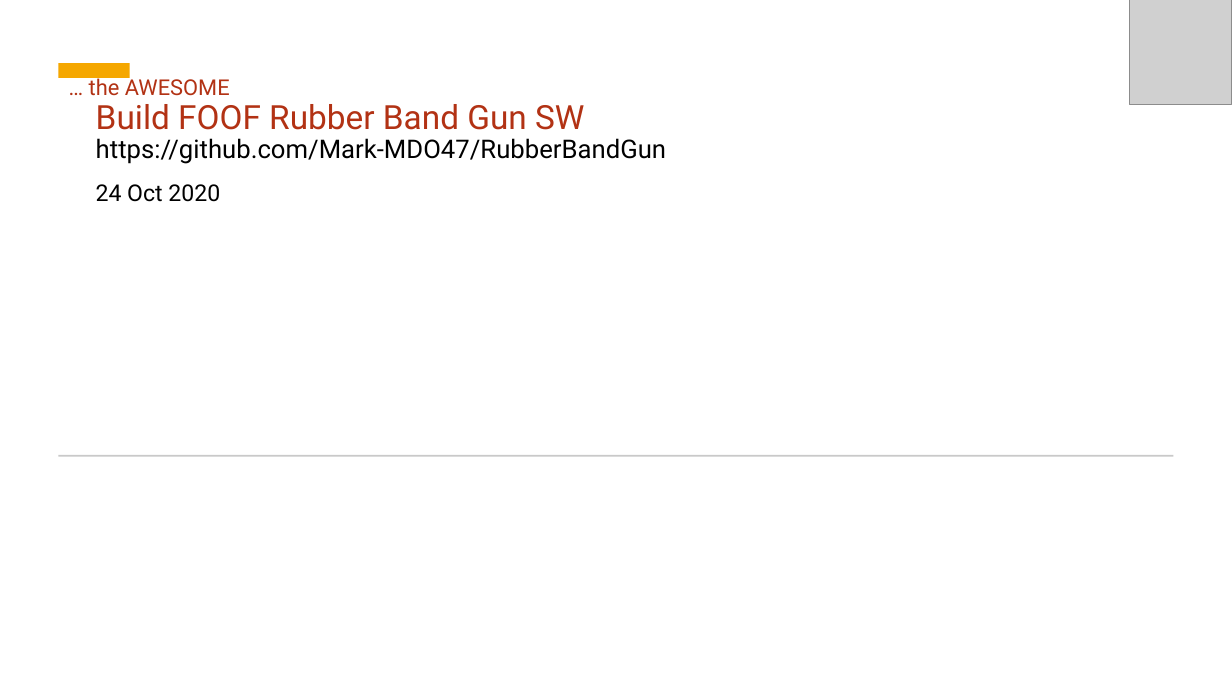
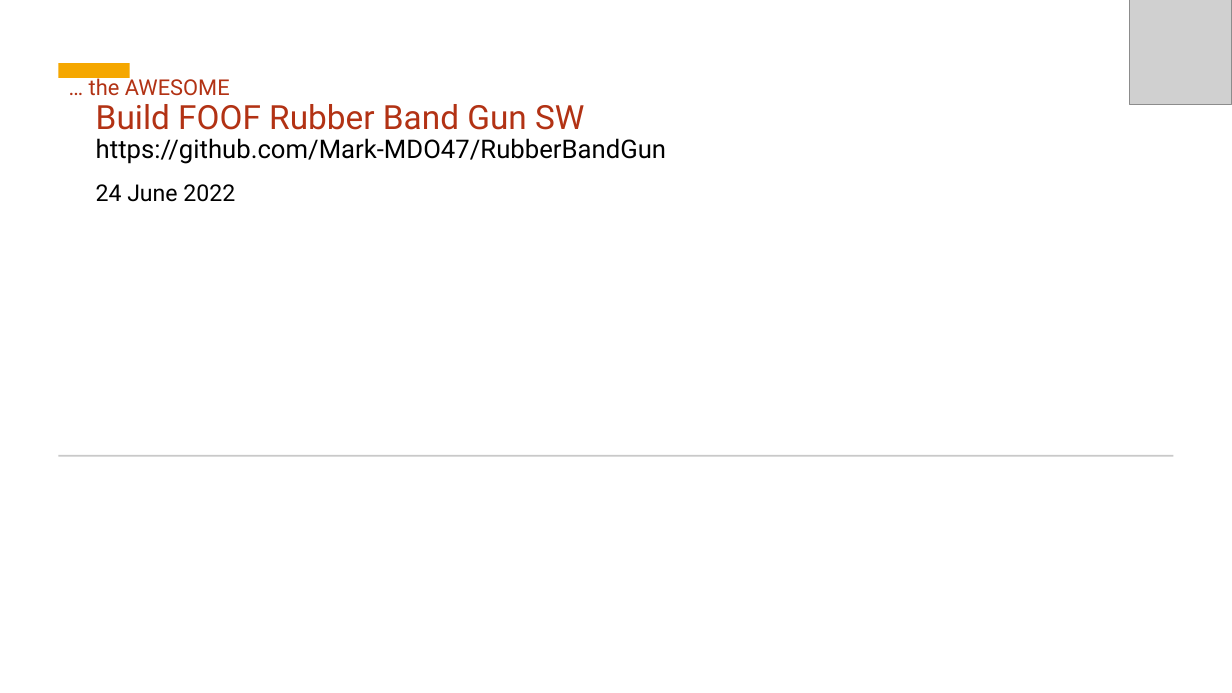
Before and after one commit to Mark-MDO47/RubberBandGun, a slide deck: slide 1 of BuildRubberBandGunSoftware.pptx. Drawn at 1232x693 pixels with LibreOffice and Linux fonts; fonts in the diff are those of the drawing; grey boxes stand for pictures; background and template pictures are left out. Boxes give left, top, right and bottom in pixels: in the first picture for what was removed or moved away, otherwise in the second. Text is boxed around its words. In the diff, an @@ line names an element or a change of style, - is before the commit and + after.

Commit message:
latest version for software building

```diff
--- a/BuildRubberBandGunSoftware.pptx
+++ b/BuildRubberBandGunSoftware.pptx
@@ text at [96, 184, 235, 202]: text changed @@
-24 Oct 2020
+24 June 2022
```
Also in this commit, not shown: 1 other file.
